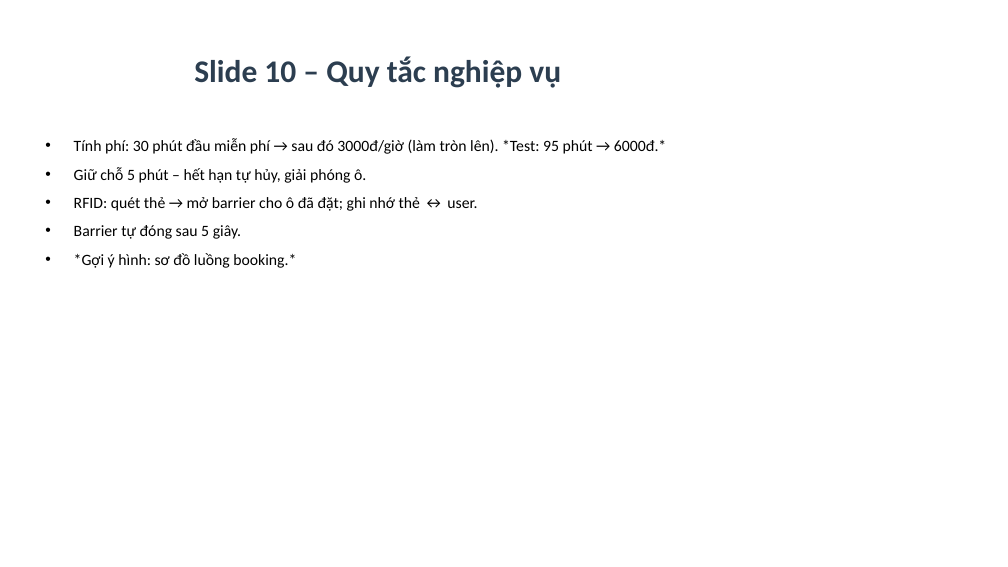
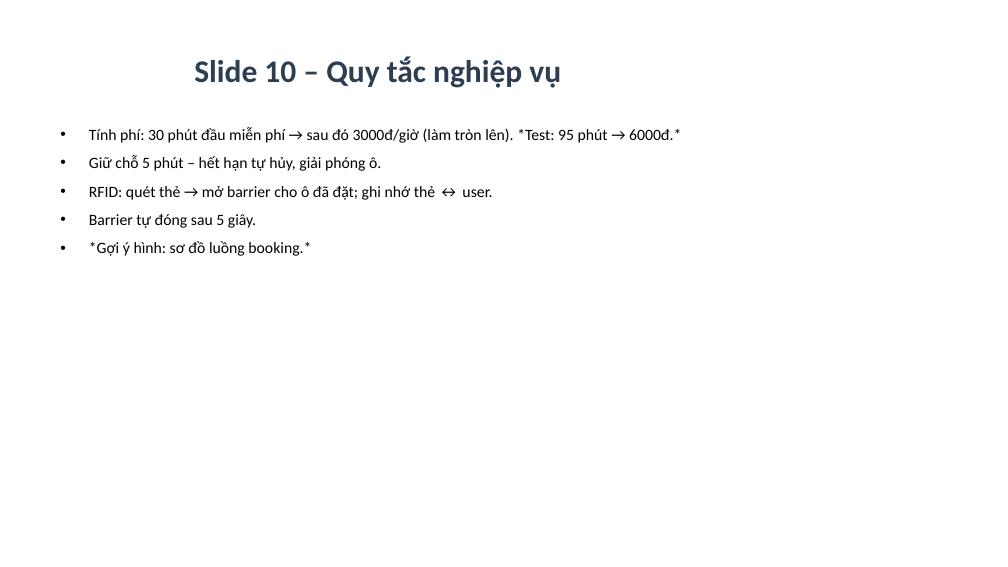
Before and after one commit to Phong220205/smart-parking-ltdd2, a slide deck: slide 13 of docs/Slide_ThuyetTrinh.pptx. Drawn at 1008x567 pixels with LibreOffice and Linux fonts; fonts in the diff are those of the drawing. Boxes give left, top, right and bottom in pixels: in the first picture for what was removed or moved away, otherwise in the second. Text is boxed around its words. In the diff, an @@ line names an element or a change of style, - is before the commit and + after.

```diff
--- a/docs/Slide_ThuyetTrinh.pptx
+++ b/docs/Slide_ThuyetTrinh.pptx
@@ text "Tính phí: 30 phút đầu ...": place and size @@
-text "Tính phí: 30 phút đầu ..." at [74, 138, 666, 268]
+text "Tính phí: 30 phút đầu ..." at [89, 127, 681, 256]
```
Also in this commit, not shown: 12 other slides changed, 6 other files.
